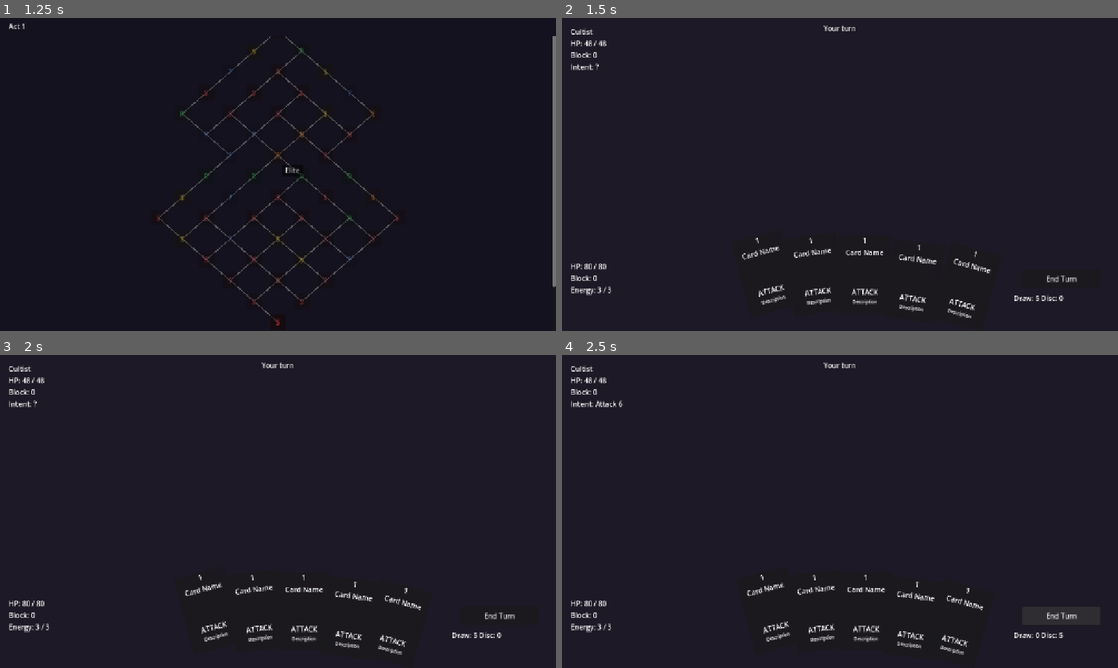
Above: before the commit, frames 1-4 (two rows, left to right).
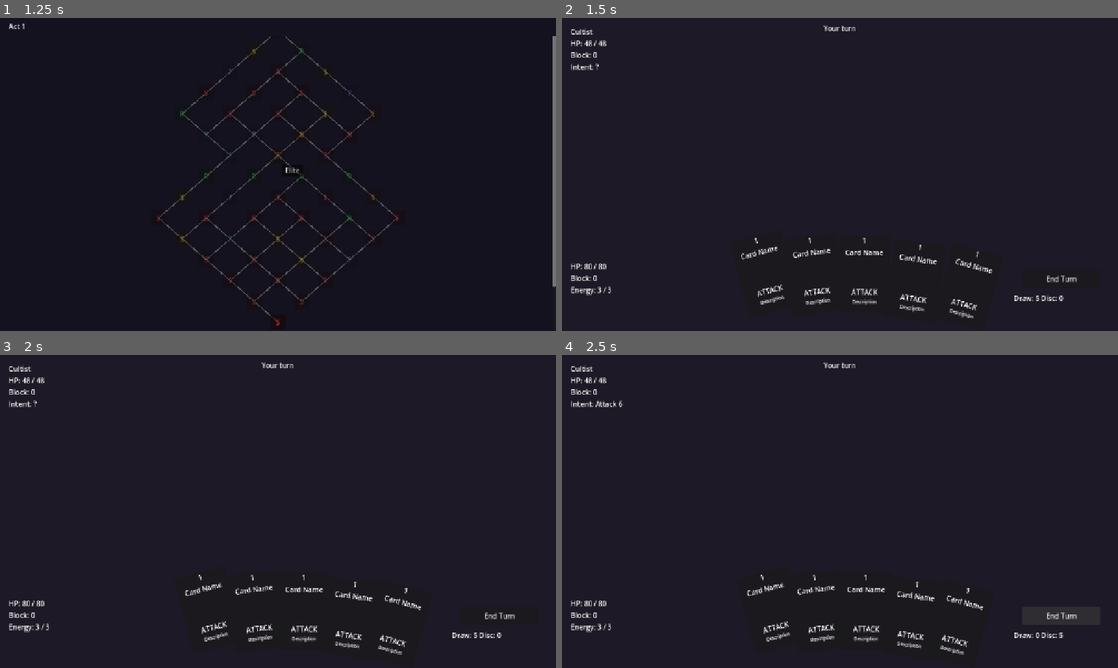
Above: after the commit, the same moments.

Repository: Ryang4033/ClaudeCardGame
Game: Godot game, scene res://scenes/ui/MainMenu.tscn
The game is run twice, just before and just after one commit, with the same random seed, the same clock (stepped at 60 frames per second) and the same inputs.
Inputs:
- Up to frame 1 (1.25 s): click "New Run" at 0.5 s
- Up to frame 2 (1.5 s): click "S" at 1.25 s
- Up to frame 3 (2 s): no input
- Up to frame 4 (2.5 s): click "End Turn" at 2 s

Frame 1 is identical in both runs. In frame 2, 1.0% of the frame differs, in the area x 32-78%, y 70-96%; in frame 3, less than 0.1%; in frame 4, less than 0.1%.
Error in both runs: Invalid assignment of property or key 'text' with value of type 'String' on a base object of type 'null instance'. (res://scripts/cards/Card.gd:26)

Commit message:
Fix combat load crash: defer setup one frame, add null guards
CombatSetup now awaits get_tree().process_frame before wiring signals
so HUD._ready() is guaranteed to have built all labels first.
CombatHUD handlers guard against null labels as a fallback.

Co-Authored-By: Claude Sonnet 4.6 <noreply@anthropic.com>

Diff:
--- a/project/scripts/combat/CombatSetup.gd
+++ b/project/scripts/combat/CombatSetup.gd
@@ -7,6 +7,12 @@
 @onready var hud: CombatHUD = $HUD
 
 func _ready() -> void:
+	# Defer one frame so every node's _ready() has finished before we wire
+	# signals and call methods that depend on child state (e.g. HUD labels).
+	await get_tree().process_frame
+	_setup()
+
+func _setup() -> void:
 	var enemy_data := _make_cultist()
 	enemy_node.setup(enemy_data)
 
@@ -24,18 +30,16 @@
 	combat_manager.setup(player, [enemy_node], hand, deck)
 
 func _on_state_changed(state: CombatManager.State) -> void:
-	var is_player_turn := state == CombatManager.State.PLAYER_TURN
-	hud.set_interactable(is_player_turn)
+	hud.set_interactable(state == CombatManager.State.PLAYER_TURN)
 
 func _on_card_resolved(_data: CardData) -> void:
-	pass  # Hook for future animations or log
+	pass
 
 func _build_starter_deck() -> Array[CardData]:
 	var deck: Array[CardData] = []
-	# 5x Strike, 4x Defend, 1x Bash
-	for i in 5:
+	for _i in 5:
 		deck.append(load("res://resources/cards/Strike.tres"))
-	for i in 4:
+	for _i in 4:
 		deck.append(load("res://resources/cards/Defend.tres"))
 	deck.append(load("res://resources/cards/Bash.tres"))
 	return deck
--- a/project/scripts/ui/CombatHUD.gd
+++ b/project/scripts/ui/CombatHUD.gd
@@ -104,26 +104,33 @@
 # ── signal handlers ───────────────────────────────────────────────────────────
 
 func _on_player_health_changed(current: int, maximum: int) -> void:
-	player_health_label.text = "HP: %d / %d" % [current, maximum]
+	if player_health_label:
+		player_health_label.text = "HP: %d / %d" % [current, maximum]
 
 func _on_player_block_changed(amount: int) -> void:
-	player_block_label.text = "Block: %d" % amount
+	if player_block_label:
+		player_block_label.text = "Block: %d" % amount
 
 func _on_energy_changed(current: int, maximum: int) -> void:
-	energy_label.text = "Energy: %d / %d" % [current, maximum]
+	if energy_label:
+		energy_label.text = "Energy: %d / %d" % [current, maximum]
 
 func _on_enemy_health_changed(current: int, maximum: int) -> void:
-	enemy_health_label.text = "HP: %d / %d" % [current, maximum]
+	if enemy_health_label:
+		enemy_health_label.text = "HP: %d / %d" % [current, maximum]
 
 func _on_enemy_block_changed(amount: int) -> void:
-	enemy_block_label.text = "Block: %d" % amount
+	if enemy_block_label:
+		enemy_block_label.text = "Block: %d" % amount
 
 func _on_enemy_intent_changed(action: Dictionary) -> void:
+	if not enemy_intent_label:
+		return
 	var intent_text: String
 	match action.get("effect", ""):
-		"damage":        intent_text = "Attack %d"  % action.get("value", 0)
-		"block":         intent_text = "Defend %d"  % action.get("value", 0)
-		"buff_strength": intent_text = "Buff Strength"
+		"damage":           intent_text = "Attack %d" % action.get("value", 0)
+		"block":            intent_text = "Defend %d" % action.get("value", 0)
+		"buff_strength":    intent_text = "Buff Strength"
 		"apply_vulnerable": intent_text = "Vulnerable"
-		_:               intent_text = "Unknown"
+		_:                  intent_text = "Unknown"
 	enemy_intent_label.text = "Intent: " + intent_text
